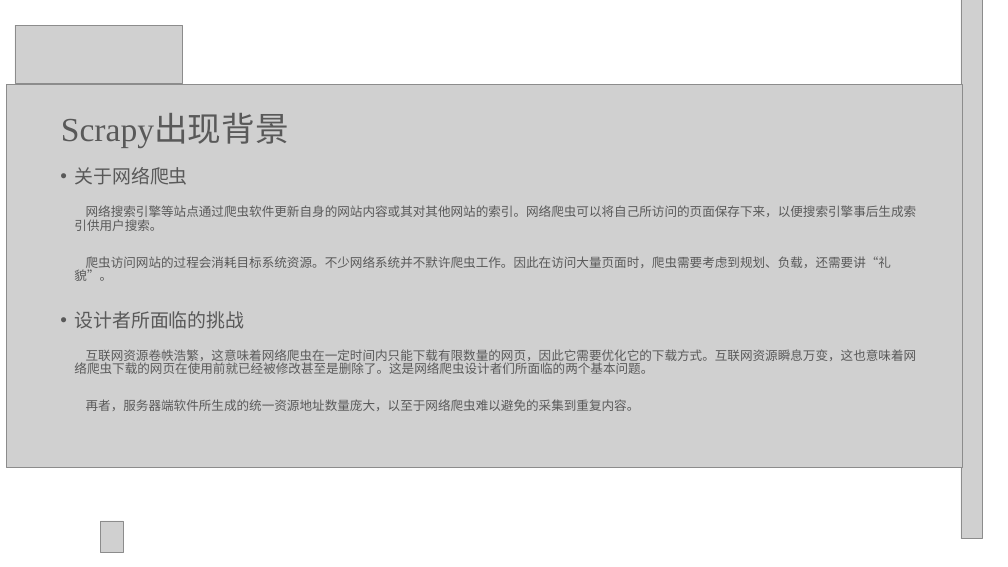
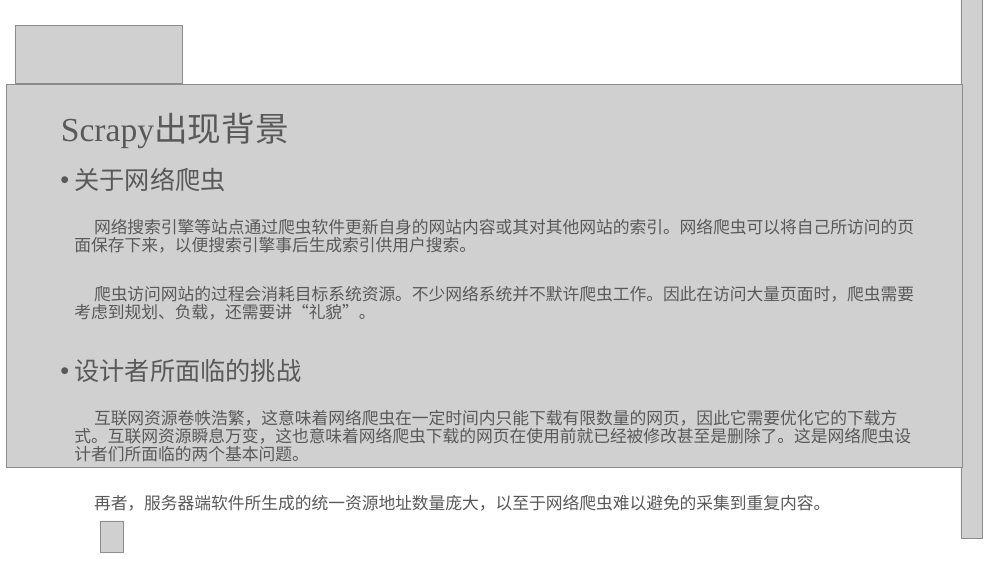
Before and after one commit to bhsei/17TeamC, a slide deck: slide 5 of 3.项目ppt/软件项目计划.ppt. Drawn at 1008x567 pixels with LibreOffice and Linux fonts; fonts in the diff are those of the drawing; grey boxes stand for pictures; background and template pictures are left out. Boxes give left, top, right and bottom in pixels: in the first picture for what was removed or moved away, otherwise in the second. Text is boxed around its words. In the diff, an @@ line names an element or a change of style, - is before the commit and + after.

Commit message:
修改
根据评审意见进行字体的修改

```diff
--- a/3.项目ppt/软件项目计划.ppt
+++ b/3.项目ppt/软件项目计划.ppt
@@ text "关于网络爬虫" at [74,168,914,511]: size 18 to 24 pt in "关于网络爬虫", "设计者所面临的挑战"; size 12 to 16 pt; more space between paragraphs @@
```
Also in this commit, not shown: 5 other slides changed.
